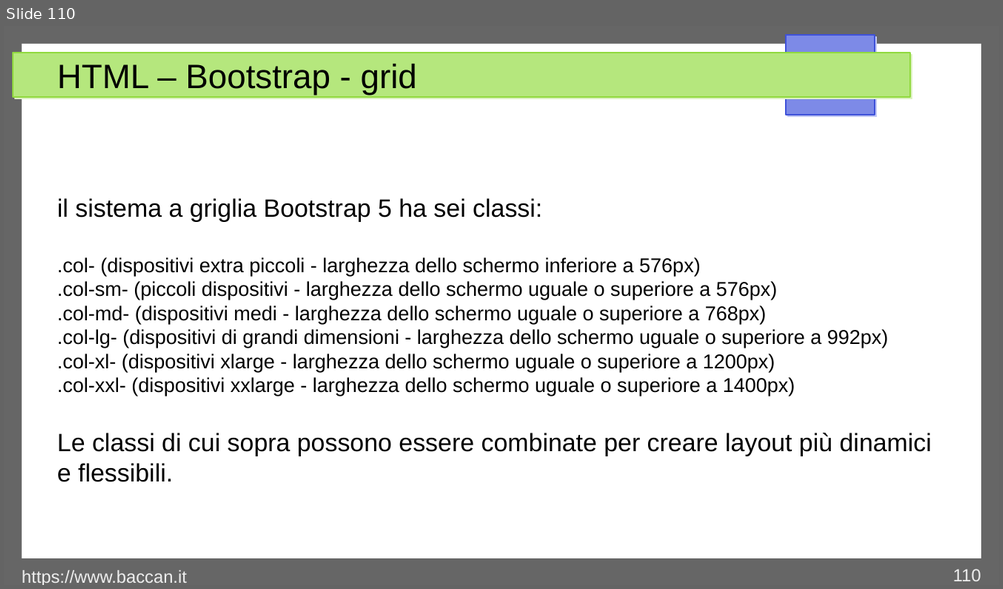
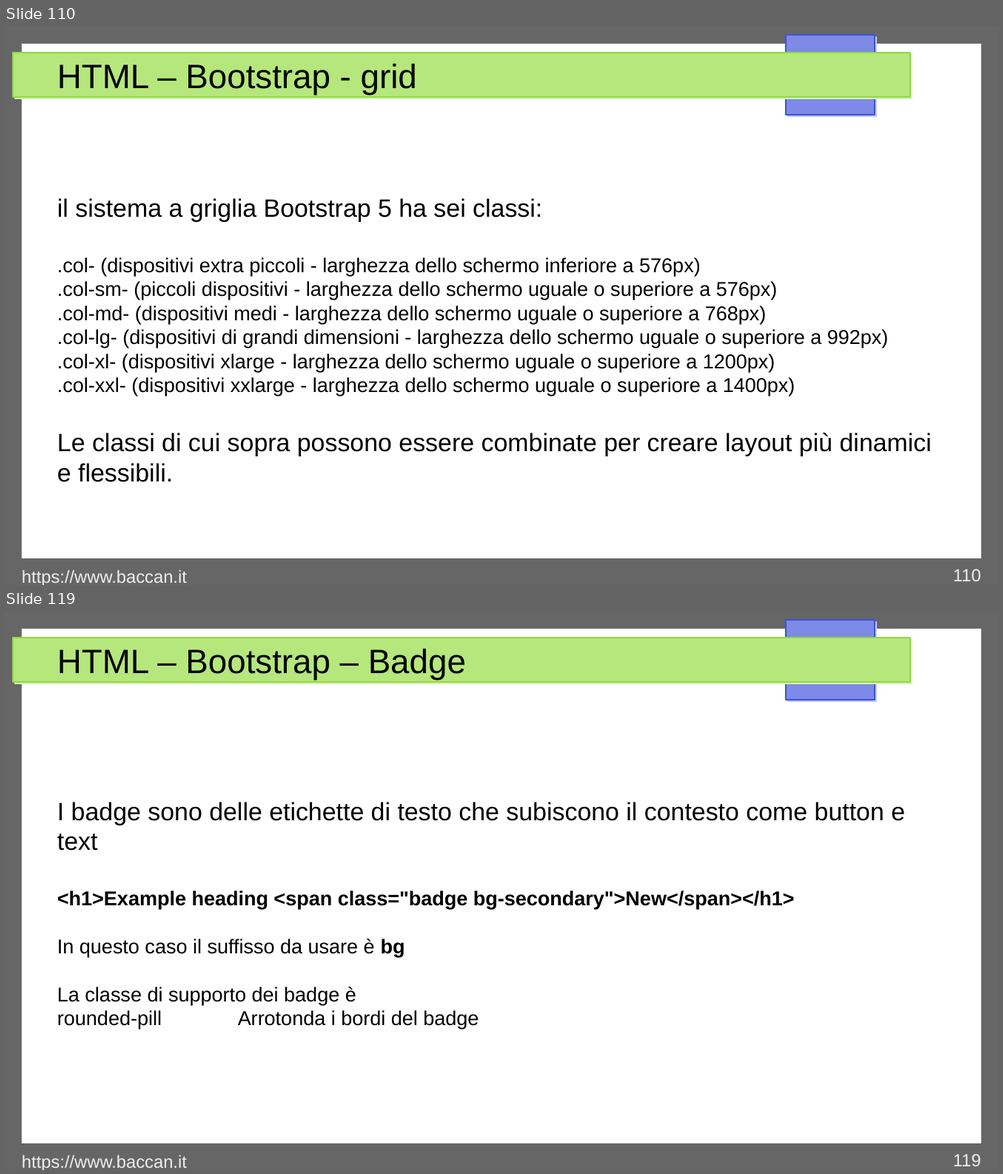
Before and after one commit to matteobaccan/CorsoHTML, a slide deck: Chapter_html.odp. Shown one above the other, each under a label of ours: slide 110 before the commit, slides 110 and 119 after it; the slides between them are not shown. The pictures are 1003x589 and 1003x1174 pixels, drawn with LibreOffice and Linux fonts; fonts in the diff are those of the drawing. Boxes give left, top, right and bottom in pixels: in the first picture for what was removed or moved away, otherwise in the second. Text is boxed around its words. In the diff, an @@ line names an element or a change of style, - is before the commit and + after.

Commit message:
Bootstrap

```diff
--- a/Chapter_html.odp
+++ b/Chapter_html.odp
@@ slide 119 added at bbox=[4, 611, 999, 1170], background #FFFFFF; not listed: 4 template elements that a slide beside it also shows @@
@@ title added at bbox=[57, 649, 466, 680], 27 pt, text #000000 @@
+HTML – Bootstrap – Badge
@@ text added at bbox=[57, 802, 905, 1029], 16 pt, text #000000 @@
+I badge sono delle etichette di testo che subiscono il contesto come button e text
+<h1>Example heading <span class="badge bg-secondary">New</span></h1>
+In questo caso il suffisso da usare è bg
+La classe di supporto dei badge è
+rounded-pill Arrotonda i bordi del badge
@@ text added at bbox=[22, 1156, 187, 1170], 14 pt, text #EEEEEE @@
+https://www.baccan.it
@@ page number added at bbox=[953, 1154, 981, 1167], 14 pt, text #EEEEEE @@
+119
```
Also in this commit, not shown: 2 slides changed, 7 other slides added, 8 other files.
